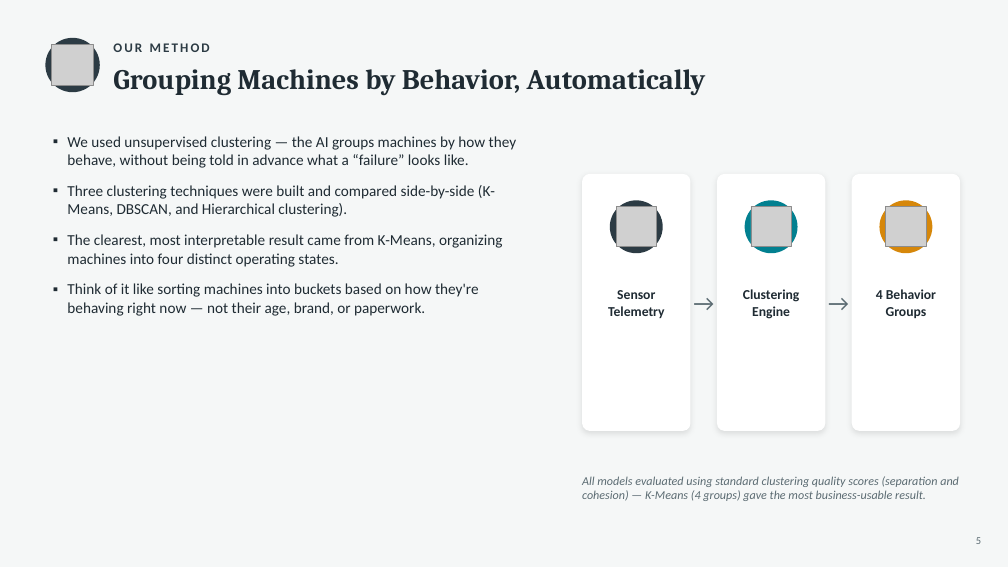
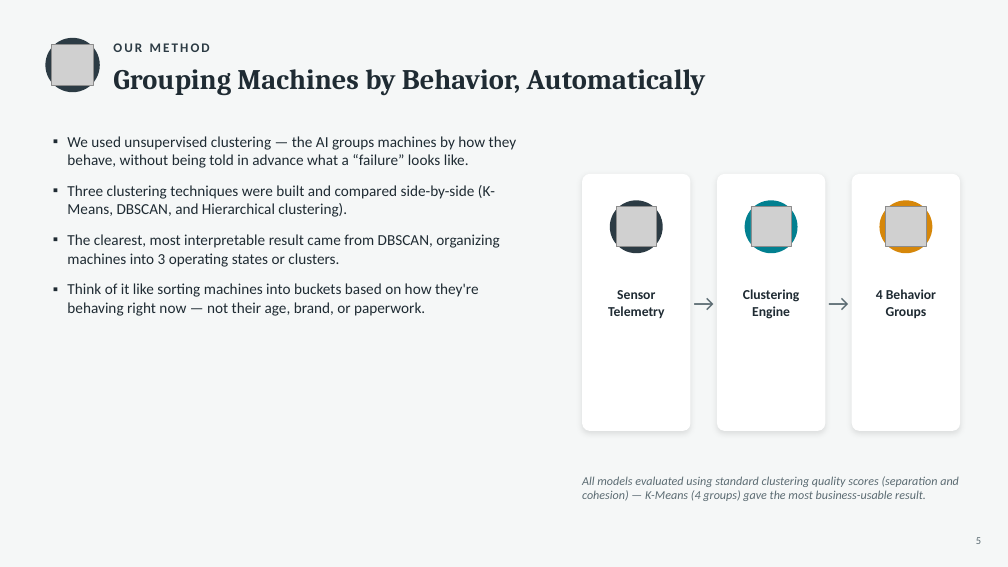
Before and after one commit to Apaelijo/predictive-maintenance-clustering, a slide deck: slide 5 of presentation/Christopher_Lopez_Capstone_Business_Facing_Presentation.pptx. Drawn at 1008x567 pixels with LibreOffice and Linux fonts; fonts in the diff are those of the drawing; grey boxes stand for pictures. Boxes give left, top, right and bottom in pixels: in the first picture for what was removed or moved away, otherwise in the second. Text is boxed around its words. In the diff, an @@ line names an element or a change of style, - is before the commit and + after.

Commit message:
updated the app to refer to the dbscan model

```diff
--- a/presentation/Christopher_Lopez_Capstone_Business_Facing_Presentation.pptx
+++ b/presentation/Christopher_Lopez_Capstone_Business_Facing_Presentation.pptx
@@ text at (67,234,500,267): text changed @@
-▪ The clearest, most interpretable result came from K-Means, organizing machines into four distinct operating states.
+▪ The clearest, most interpretable result came from DBSCAN, organizing machines into 3 operating states or clusters.
```
Also in this commit, not shown: 6 other slides changed, 13 other files.
